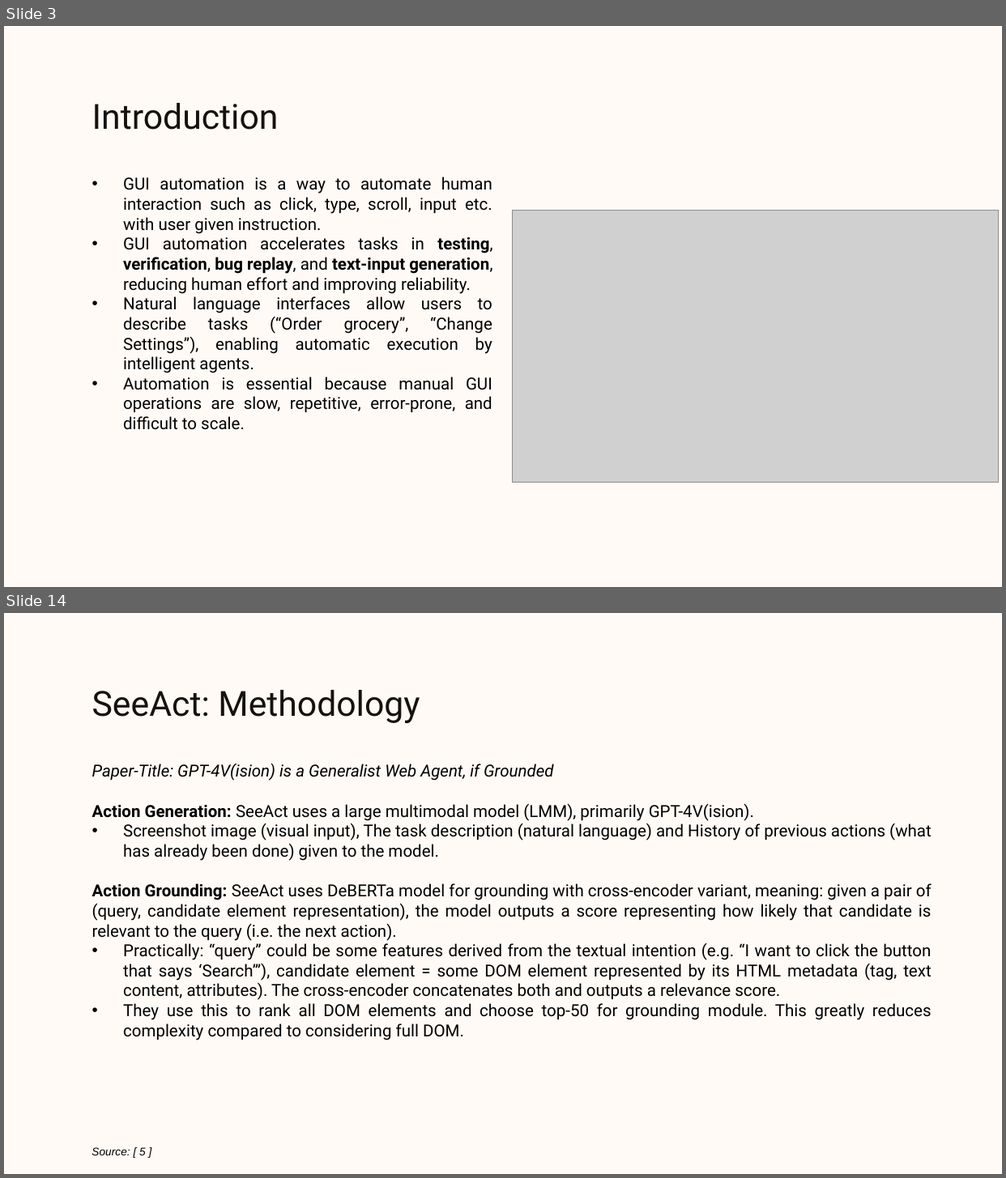
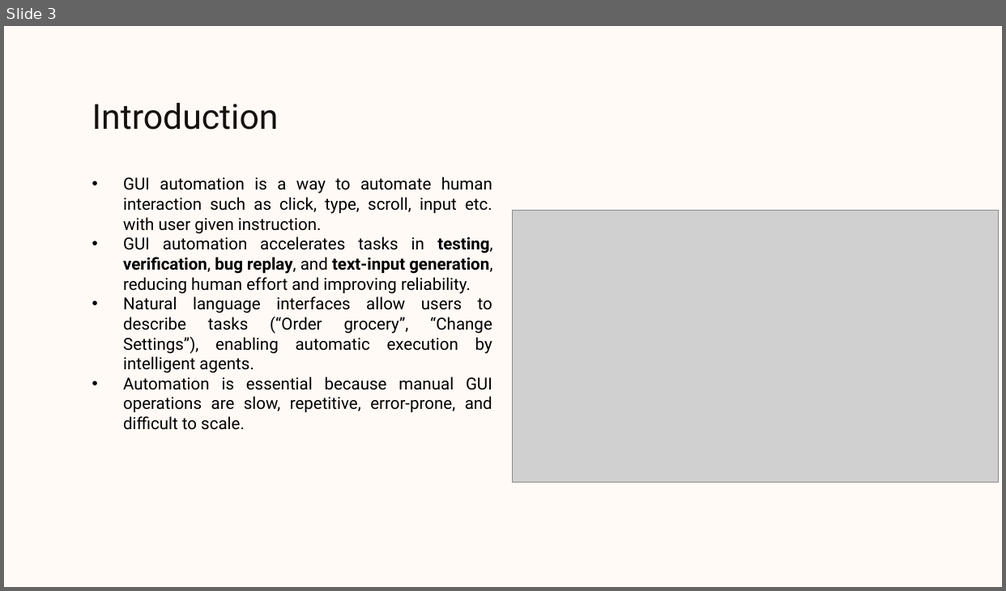
Before and after one commit to Dhruv-Darji/AutoWeb, a slide deck: PPT/Evaluation.pptx. Shown one above the other, each under a label of ours: slides 3 and 14 before the commit, slide 3 after it; the slides between them are not shown. The pictures are 1006x1178 and 1006x591 pixels, drawn with LibreOffice and Linux fonts; fonts in the diff are those of the drawing; grey boxes stand for pictures; background and template pictures are left out. Boxes give left, top, right and bottom in pixels: in the first picture for what was removed or moved away, otherwise in the second. Text is boxed around its words. In the diff, an @@ line names an element or a change of style, - is before the commit and + after.

```diff
--- a/PPT/Evaluation.pptx
+++ b/PPT/Evaluation.pptx
@@ slide 14 removed at [4,613,1002,1174], background picture (left out) @@
@@ title removed at [92,690,420,723] @@
-SeeAct: Methodology
@@ text removed at [92,763,931,1041] @@
-  Paper-Title: GPT-4V(ision) is a Generalist Web Agent, if Grounded
-  Action Generation: SeeAct uses a large multimodal model (LMM), primarily GPT-4V(ision).
-                • Screenshot image (visual input), The task description (natural language) and History of previous actions (what has already been done) given to the model.
-                Action Grounding: SeeAct uses DeBERTa model for grounding with cross-encoder variant, meaning: given a pair of (query, candidate element representation), the model outputs a score representing how likely that candidate is relevant to the query (i.e. the next action).
-                • Practically: “query” could be some features derived from the textual intention (e.g. “I want to click the button that says ‘Search’”), candidate element = some DOM element represented by its HTML metadata (tag, text content, attributes). The cross-encoder concatenates both and outputs a relevance score.
-                • They use this to rank all DOM elements and choose top-50 for grounding module. This greatly reduces complexity compared to considering full DOM.
@@ text removed at [91,1148,146,1156] @@
-Source: [ 5 ]
```
Also in this commit, not shown: 15 slides changed, 11 slides added, 11 other slides removed, 36 other files.
